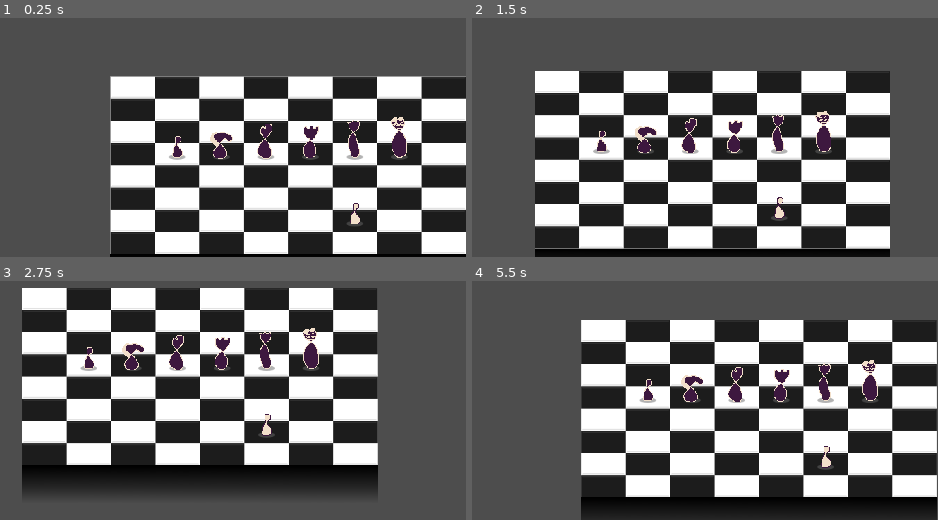
Above: before the commit, frames 1-4 (two rows, left to right).
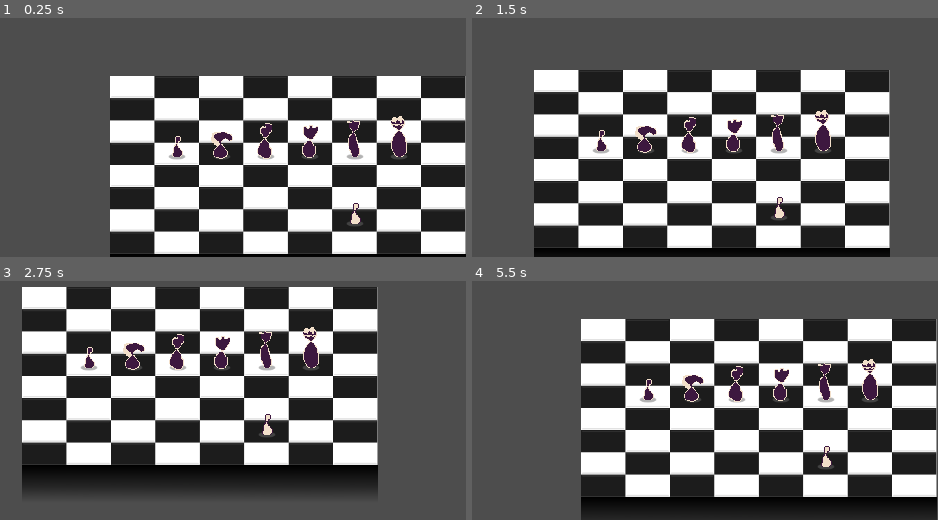
Above: after the commit, the same moments.

Repository: IAmNotIsaac/gwj-73
Game: Godot game, scene res://scenes/world.tscn
Same seed, same stepped clock (60 frames per second), same inputs: the game is played once before the commit and once after it.
Inputs (mouse positions are in pixels of both pictures, inside the frame that each line leads up to):
- Up to frame 1 (0.25 s): no input
- Up to frame 2 (1.5 s): tap Enter at 0.5 s; move the mouse to (583, 75) at 0.52 s; hold D (move_right) 0.53-1.28 s; click (583, 75) at 0.67 s; move the mouse to (outside the picture) at 1.27 s; hold S (move_down) from 1.28 s (still down)
- Up to frame 3 (2.75 s): move the mouse to (outside the picture) at 2.02 s; release S (move_down) at 2.03 s; hold D (move_right) from 2.03 s (still down)
- Up to frame 4 (5.5 s): move the mouse to (499, 386) at 2.77 s; release D (move_right) at 2.78 s; hold W (move_up) 2.78-3.53 s; click (499, 386) at 2.92 s; move the mouse to (779, 362) at 3.52 s; hold A (move_left) 3.53-5.03 s; move the mouse to (outside the picture) at 4.27 s; move the mouse to (579, 295) at 5.02 s; hold S (move_down) from 5.03 s (still down); click (579, 295) at 5.17 s

The runs differ from the first frame. In frame 1, 4.0% of the frame differs, in the area x 23-100%, y 24-99%; in frame 2, 6.2%, in the area x 13-90%, y 21-100%; in frame 3, 4.8%; in frame 4, 4.9%.

Commit message:
enable pixel snapping

Diff:
--- a/project.godot
+++ b/project.godot
@@ -59,3 +59,4 @@
 
 renderer/rendering_method="gl_compatibility"
 renderer/rendering_method.mobile="gl_compatibility"
+2d/snap/snap_2d_transforms_to_pixel=true
--- a/scenes/instantiables/selection_hint.tscn
+++ b/scenes/instantiables/selection_hint.tscn
@@ -1,6 +1,57 @@
 [gd_scene load_steps=5 format=3 uid="uid://dya1j6bhhjnj0"]
 
 [ext_resource type="Texture2D" uid="uid://cy4r1jb3ircnl" path="res://assets/textures/selection_hint_corner.png" id="1_yenb6"]
+
+[sub_resource type="Animation" id="Animation_eejv1"]
+length = 0.001
+tracks/0/type = "value"
+tracks/0/imported = false
+tracks/0/enabled = true
+tracks/0/path = NodePath("TopLeft:offset")
+tracks/0/interp = 1
+tracks/0/loop_wrap = true
+tracks/0/keys = {
+"times": PackedFloat32Array(0),
+"transitions": PackedFloat32Array(1),
+"update": 0,
+"values": [Vector2(0, 0)]
+}
+tracks/1/type = "value"
+tracks/1/imported = false
+tracks/1/enabled = true
+tracks/1/path = NodePath("TopRight:offset")
+tracks/1/interp = 1
+tracks/1/loop_wrap = true
+tracks/1/keys = {
+"times": PackedFloat32Array(0),
+"transitions": PackedFloat32Array(1),
+"update": 0,
+"values": [Vector2(56, 0)]
+}
+tracks/2/type = "value"
+tracks/2/imported = false
+tracks/2/enabled = true
+tracks/2/path = NodePath("BottomLeft:offset")
+tracks/2/interp = 1
+tracks/2/loop_wrap = true
+tracks/2/keys = {
+"times": PackedFloat32Array(0),
+"transitions": PackedFloat32Array(1),
+"update": 0,
+"values": [Vector2(0, 24)]
+}
+tracks/3/type = "value"
+tracks/3/imported = false
+tracks/3/enabled = true
+tracks/3/path = NodePath("BottomRight:offset")
+tracks/3/interp = 1
+tracks/3/loop_wrap = true
+tracks/3/keys = {
+"times": PackedFloat32Array(0),
+"transitions": PackedFloat32Array(1),
+"update": 0,
+"values": [Vector2(56, 24)]
+}
 
 [sub_resource type="Animation" id="Animation_li5mv"]
 resource_name = "default"
@@ -55,57 +106,6 @@
 "values": [Vector2(56, 24), Vector2(55, 23), Vector2(55, 23)]
 }
 
-[sub_resource type="Animation" id="Animation_eejv1"]
-length = 0.001
-tracks/0/type = "value"
-tracks/0/imported = false
-tracks/0/enabled = true
-tracks/0/path = NodePath("TopLeft:offset")
-tracks/0/interp = 1
-tracks/0/loop_wrap = true
-tracks/0/keys = {
-"times": PackedFloat32Array(0),
-"transitions": PackedFloat32Array(1),
-"update": 0,
-"values": [Vector2(0, 0)]
-}
-tracks/1/type = "value"
-tracks/1/imported = false
-tracks/1/enabled = true
-tracks/1/path = NodePath("TopRight:offset")
-tracks/1/interp = 1
-tracks/1/loop_wrap = true
-tracks/1/keys = {
-"times": PackedFloat32Array(0),
-"transitions": PackedFloat32Array(1),
-"update": 0,
-"values": [Vector2(56, 0)]
-}
-tracks/2/type = "value"
-tracks/2/imported = false
-tracks/2/enabled = true
-tracks/2/path = NodePath("BottomLeft:offset")
-tracks/2/interp = 1
-tracks/2/loop_wrap = true
-tracks/2/keys = {
-"times": PackedFloat32Array(0),
-"transitions": PackedFloat32Array(1),
-"update": 0,
-"values": [Vector2(0, 24)]
-}
-tracks/3/type = "value"
-tracks/3/imported = false
-tracks/3/enabled = true
-tracks/3/path = NodePath("BottomRight:offset")
-tracks/3/interp = 1
-tracks/3/loop_wrap = true
-tracks/3/keys = {
-"times": PackedFloat32Array(0),
-"transitions": PackedFloat32Array(1),
-"update": 0,
-"values": [Vector2(56, 24)]
-}
-
 [sub_resource type="AnimationLibrary" id="AnimationLibrary_t36ok"]
 _data = {
 "RESET": SubResource("Animation_eejv1"),
--- a/scenes/piece.tscn
+++ b/scenes/piece.tscn
@@ -15,12 +15,6 @@
 
 [node name="Piece" type="Node2D" groups=["pieces"]]
 script = ExtResource("1_jfn20")
-direction = {
-"EAST": 1,
-"NORTH": 0,
-"SOUTH": 2,
-"WEST": 3
-}
 
 [node name="Shadow" type="Sprite2D" parent="."]
 texture = ExtResource("2_3o6u8")
--- a/scenes/world.tscn
+++ b/scenes/world.tscn
@@ -20,7 +20,6 @@
 
 [node name="Piece" parent="." node_paths=PackedStringArray("board") instance=ExtResource("1_k4efd")]
 position = Vector2(416, 288)
-direction = 0
 grid_position = Vector2i(5, 6)
 board = NodePath("../Board")
 
@@ -28,14 +27,12 @@
 position = Vector2(224, 192)
 team = 1
 type = 2
-direction = 0
 grid_position = Vector2i(2, 3)
 board = NodePath("../Board")
 
 [node name="Piece6" parent="." node_paths=PackedStringArray("board") instance=ExtResource("1_k4efd")]
 position = Vector2(160, 192)
 team = 1
-direction = 0
 grid_position = Vector2i(1, 3)
 board = NodePath("../Board")
 
@@ -43,7 +40,6 @@
 position = Vector2(288, 192)
 team = 1
 type = 3
-direction = 0
 grid_position = Vector2i(3, 3)
 board = NodePath("../Board")
 
@@ -51,7 +47,6 @@
 position = Vector2(352, 192)
 team = 1
 type = 4
-direction = 0
 grid_position = Vector2i(4, 3)
 board = NodePath("../Board")
 
@@ -59,7 +54,6 @@
 position = Vector2(416, 192)
 team = 1
 type = 5
-direction = 0
 grid_position = Vector2i(5, 3)
 board = NodePath("../Board")
 
@@ -67,6 +61,5 @@
 position = Vector2(480, 192)
 team = 1
 type = 6
-direction = 0
 grid_position = Vector2i(6, 3)
 board = NodePath("../Board")
